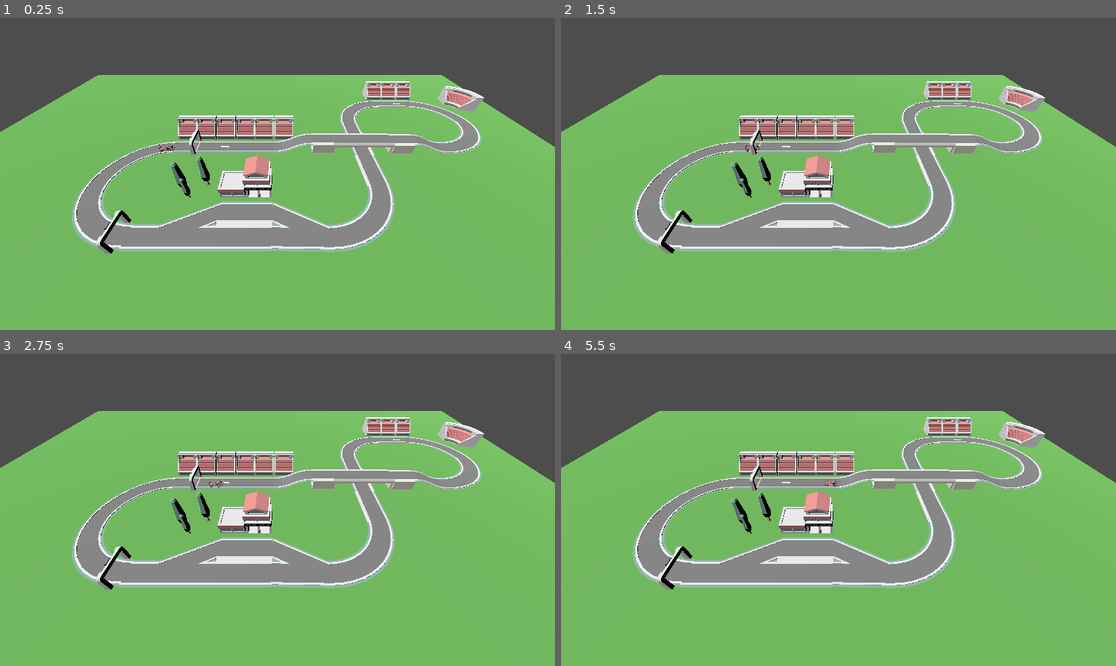
Above: before the commit, frames 1-4 (two rows, left to right).
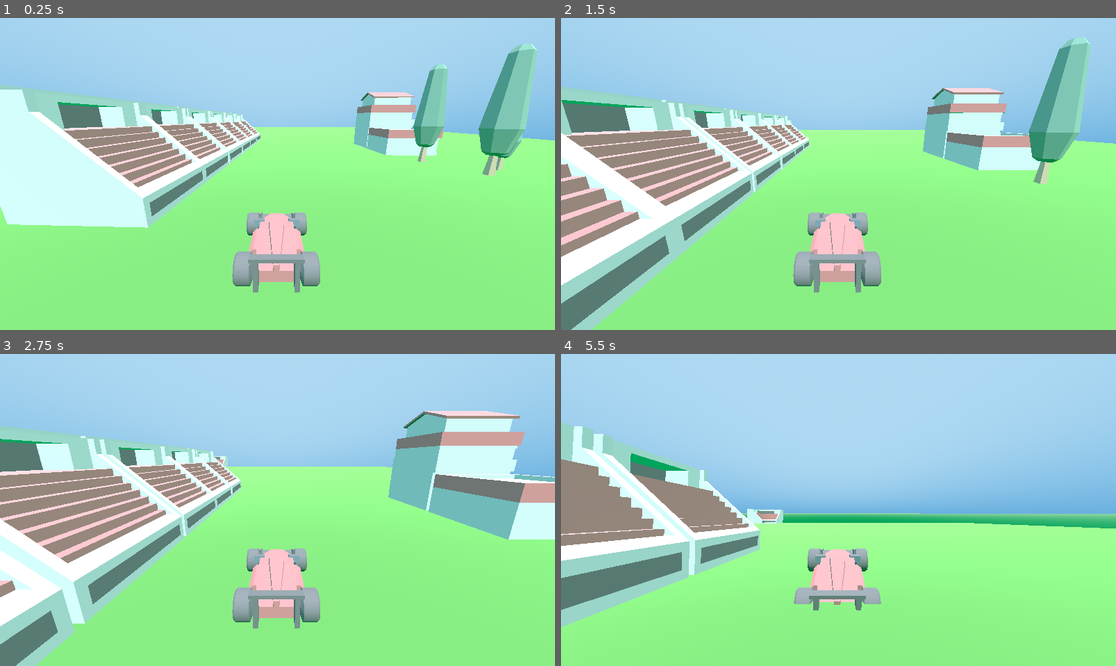
Above: after the commit, the same moments.

Repository: maryilewis/math-game
Game: Godot game, scene res://World Scenes/Racetracks/Racetrack1.tscn
Two runs of this game, one before a commit and one after it. Both use one fixed random seed, a clock stepped at 60 frames per second and the inputs below. This scene is started directly instead of the project's main scene.
Inputs:
- Up to frame 1 (0.25 s): no input
- Up to frame 2 (1.5 s): no input
- Up to frame 3 (2.75 s): no input
- Up to frame 4 (5.5 s): no input

The runs differ from the first frame. In frame 1, 99% of the frame differs, in the area x 0-100%, y 0-100%; in frame 2, 99%; in frame 3, 99%; in frame 4, 100%.

Commit message:
track adjustments

Diff:
--- a/World Scenes/Racetracks/Racetrack1.tscn
+++ b/World Scenes/Racetracks/Racetrack1.tscn
@@ -24,10 +24,10 @@
 
 [sub_resource type="Curve3D" id="Curve3D_xyl18"]
 _data = {
-"points": PackedVector3Array(0, 0, 0, 0, 0, 0, 0.270348, 0, -0.373243, 0, 0, 0, 0, 0, 0, 0.250602, 0, -0.870229, 0, 0, 0, 0, 0, 0, 0.262908, 0.06604, -5.88832, 0, 0, 0, 0, 0, 0, 0.250548, 0.572754, -7.51985, 0, 0, 0, 0, 0, 0, 0.315316, 0.560425, -12.3866, 0.370801, 0, 1.48321, -0.370801, 0, -1.48321, 0.134049, 0.0360107, -15.4099, 0.894055, 0, -1.0827, -0.894055, 0, 1.0827, -3.93241, -0.0118408, -16.0649, 0, 0, 0, 0, 0, 0, -4.45551, -0.0584602, -12.1301, -2.15538, 0, 0.00540257, 2.15538, 0, -0.00540257, -2.24321, -0.0688477, -10.1124, 0, 0, 0, 0, 0, 0, 3.03453, -0.0366211, -10.1248, -0.392515, 0, -1.60909, 0.392515, 0, 1.60909, 5.26396, -0.0578613, -8.21361, 0, 0, 0, 0, 0, 0, 5.23909, -0.00817871, -0.0271614, 1.30785, -1.57356e-05, 0.0997334, -1.30785, 1.57356e-05, -0.0997334, 2.95479, -0.0204921, 1.83838, 0, 0, 0, 0, 0, 0, 0.278712, 0, -0.337006),
-"tilts": PackedFloat32Array(0, 0, 0, 0, 0, 0, 0, 0, 0, 0, 0, 0, -0.0129638, 0)
+"points": PackedVector3Array(0, 0, 0, 0, 0, 0, 0.267517, 0, -0.469623, 0, 0, 0, 0, 0, 0, 0.250602, 0, -0.870229, 0, 0, 0, 0, 0, 0, 0.262908, 0.06604, -5.88832, 0, 0, 0, 0, 0, 0, 0.250548, 0.572754, -7.51985, 0, 0, 0, 0, 0, 0, 0.315316, 0.560425, -12.3866, 0.370801, 0, 1.48321, -0.370801, 0, -1.48321, 0.134049, 0.0360107, -15.4099, 0.894055, 0, -1.0827, -0.894055, 0, 1.0827, -3.93241, -0.0118408, -16.0649, 0, 0, 0, 0, 0, 0, -4.45551, -0.0584602, -12.1301, -2.15538, 0, 0.00540257, 2.15538, 0, -0.00540257, -2.24321, -0.0688477, -10.1124, 0, 0, 0, 0, 0, 0, 3.03453, -0.0366211, -10.1248, -0.392515, 0, -1.60909, 0.392515, 0, 1.60909, 5.26396, -0.0578613, -8.21361, 0, 0, 0, 0, 0, 0, 5.23909, -0.00817871, -0.0271614, 1.30785, -1.57356e-05, 0.0997334, -1.30785, 1.57356e-05, -0.0997334, 2.95479, -0.0204921, 1.83838, 0, 0, 0, 0, 0, 0, 0.778465, 0, 0.841811, 0, 0, 0, 0, 0, 0, 0.267517, 0, -0.469623),
+"tilts": PackedFloat32Array(0, 0, 0, 0, 0, 0, 0, 0, 0, 0, 0, 0, -0.0129638, -0.0468744, 0)
 }
-point_count = 14
+point_count = 15
 
 [sub_resource type="StandardMaterial3D" id="StandardMaterial3D_to61y"]
 albedo_color = Color(0.478431, 0.772549, 0.4, 1)
@@ -37,6 +37,21 @@
 material = SubResource("StandardMaterial3D_to61y")
 size = Vector2(20, 30)
 
+[sub_resource type="ProceduralSkyMaterial" id="ProceduralSkyMaterial_mi05c"]
+sky_top_color = Color(0.682353, 0.85098, 0.94902, 1)
+sky_horizon_color = Color(0.407843, 0.690196, 0.87451, 1)
+ground_bottom_color = Color(0, 0.639216, 0.337255, 1)
+ground_horizon_color = Color(0.584314, 0.843137, 0.654902, 1)
+
+[sub_resource type="Sky" id="Sky_oys43"]
+sky_material = SubResource("ProceduralSkyMaterial_mi05c")
+
+[sub_resource type="Environment" id="Environment_puqjr"]
+background_mode = 2
+sky = SubResource("Sky_oys43")
+sky_custom_fov = 122.4
+fog_light_color = Color(0.54902, 0.807843, 0.968627, 1)
+
 [node name="Racetrack1" type="Node3D"]
 script = ExtResource("1_d3e41")
 
@@ -44,6 +59,7 @@
 transform = Transform3D(1, 0, 0, 0, 1, 0, 0, 0, 1, 5.11096, 0, 0.166312)
 
 [node name="Track" type="Node3D" parent="."]
+visible = false
 
 [node name="Start" type="Node3D" parent="Track"]
 
@@ -165,8 +181,12 @@
 [node name="raceCarRed" parent="Path3D/PathFollow3D" instance=ExtResource("19_pvt0p")]
 transform = Transform3D(-0.5, 0, -4.37114e-08, 0, 0.5, 0, 4.37114e-08, 0, -0.5, 0.0624733, 0, 0.0731246)
 
+[node name="Camera3D" type="Camera3D" parent="Path3D/PathFollow3D/raceCarRed"]
+transform = Transform3D(-2, 4.52534e-08, -1.68888e-07, 0, 1.93185, 0.517638, 1.74846e-07, 0.517638, -1.93185, -0.359213, 1.3816, -2.64739)
+
 [node name="Camera3D" type="Camera3D" parent="."]
 transform = Transform3D(-4.37114e-08, -0.707107, 0.707107, 0, 0.707107, 0.707107, -1, 3.09086e-08, -3.09086e-08, 8.69745, 6.42196, -5.82132)
+visible = false
 size = 12.0
 far = 50.0
 
@@ -208,3 +228,6 @@
 
 [node name="grandStand9" parent="Stands" instance=ExtResource("21_ahop0")]
 transform = Transform3D(-4.37114e-08, 0, 1, 0, 1, 0, -1, 0, -4.37114e-08, -4.48267, 0, -14.4729)
+
+[node name="WorldEnvironment" type="WorldEnvironment" parent="."]
+environment = SubResource("Environment_puqjr")
Not shown: 1 places in World Scenes/Racetracks/Racetrack1.tscn that only renumber resources
